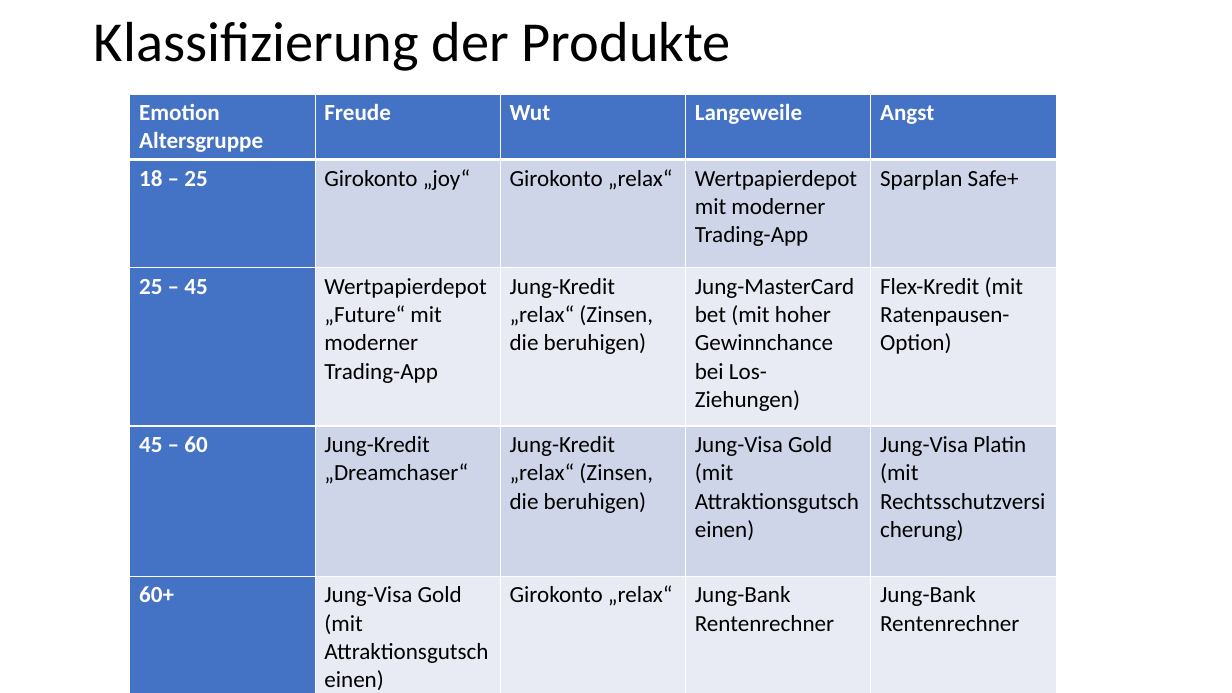
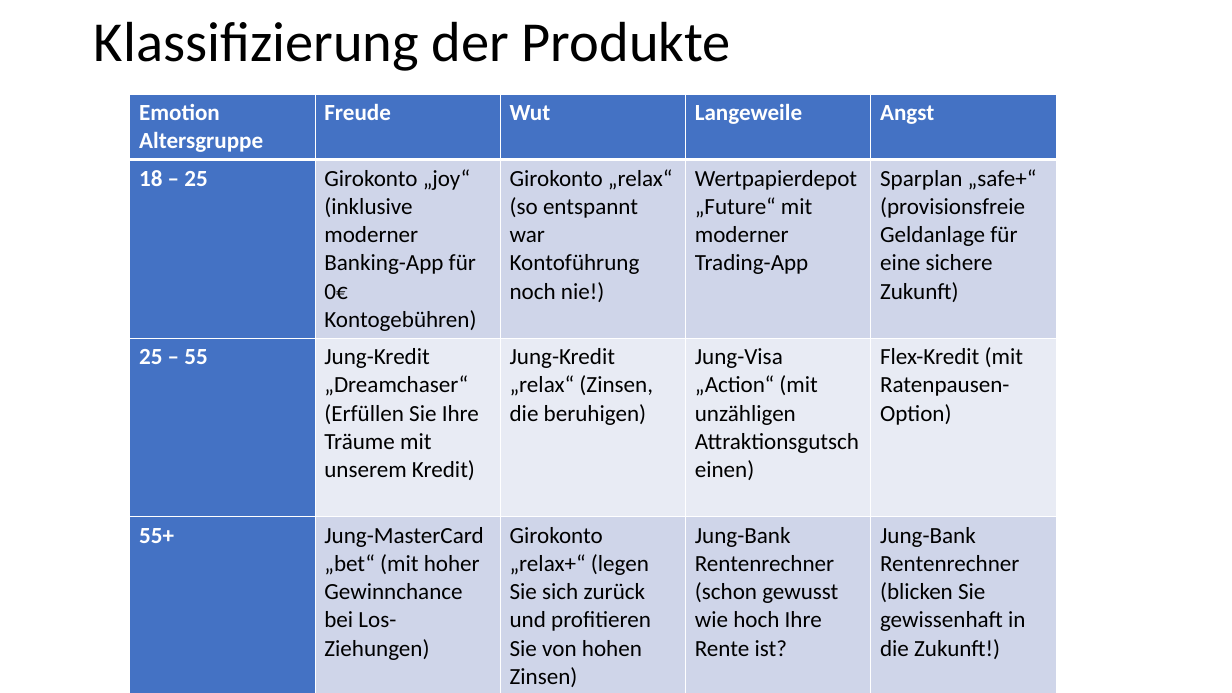
Before and after one commit to LennartFertig/Fallstudie-Rising-Finance, a slide deck: slide 3 of Produktportfolio der Jung Bank.pptx. Drawn at 1232x693 pixels with LibreOffice and Linux fonts; fonts in the diff are those of the drawing. Boxes give left, top, right and bottom in pixels: in the first picture for what was removed or moved away, otherwise in the second. Text is boxed around its words. In the diff, an @@ line names an element or a change of style, - is before the commit and + after.

Commit message:
Version 13.12

```diff
--- a/Produktportfolio der Jung Bank.pptx
+++ b/Produktportfolio der Jung Bank.pptx
@@ table at (x1=130, y1=94, x2=1055, y2=691) @@
-row 2: 18 – 25 | Girokonto „joy“ | Girokonto „relax“ | Wertpapierdepot mit moderner Trading-App | Sparplan Safe+
-row 3: 25 – 45 | Wertpapierdepot „Future“ mit moderner Trading-App | Jung-Kredit „relax“ (Zinsen, die beruhigen) | Jung-MasterCard bet (mit hoher Gewinnchance bei Los-Ziehungen) | Flex-Kredit (mit Ratenpausen-Option)
-row 4: 45 – 60 | Jung-Kredit „Dreamchaser“ | Jung-Kredit „relax“ (Zinsen, die beruhigen) | Jung-Visa Gold (mit Attraktionsgutscheinen) | Jung-Visa Platin (mit Rechtsschutzversicherung)
-row 5: 60+ | Jung-Visa Gold (mit Attraktionsgutscheinen) | Girokonto „relax“ | Jung-Bank Rentenrechner | Jung-Bank Rentenrechner
+row 2: 18 – 25 | Girokonto „joy“ (inklusive moderner Banking-App für 0€ Kontogebühren) | Girokonto „relax“ (so entspannt war Kontoführung noch nie!) | Wertpapierdepot „Future“ mit moderner Trading-App | Sparplan „safe+“ (provisionsfreie Geldanlage für eine sichere Zukunft)
+row 3: 25 – 55 | Jung-Kredit „Dreamchaser“ (Erfüllen Sie Ihre Träume mit unserem Kredit) | Jung-Kredit „relax“ (Zinsen, die beruhigen) | Jung-Visa „Action“ (mit unzähligen Attraktionsgutscheinen) | Flex-Kredit (mit Ratenpausen-Option)
+row 4: 55+ | Jung-MasterCard „bet“ (mit hoher Gewinnchance bei Los-Ziehungen) | Girokonto „relax+“ (legen Sie sich zurück und profitieren Sie von hohen Zinsen) | Jung-Bank Rentenrechner (schon gewusst wie hoch Ihre Rente ist? | Jung-Bank Rentenrechner (blicken Sie gewissenhaft in die Zukunft!)
```
Also in this commit, not shown: 1 other slide changed.
